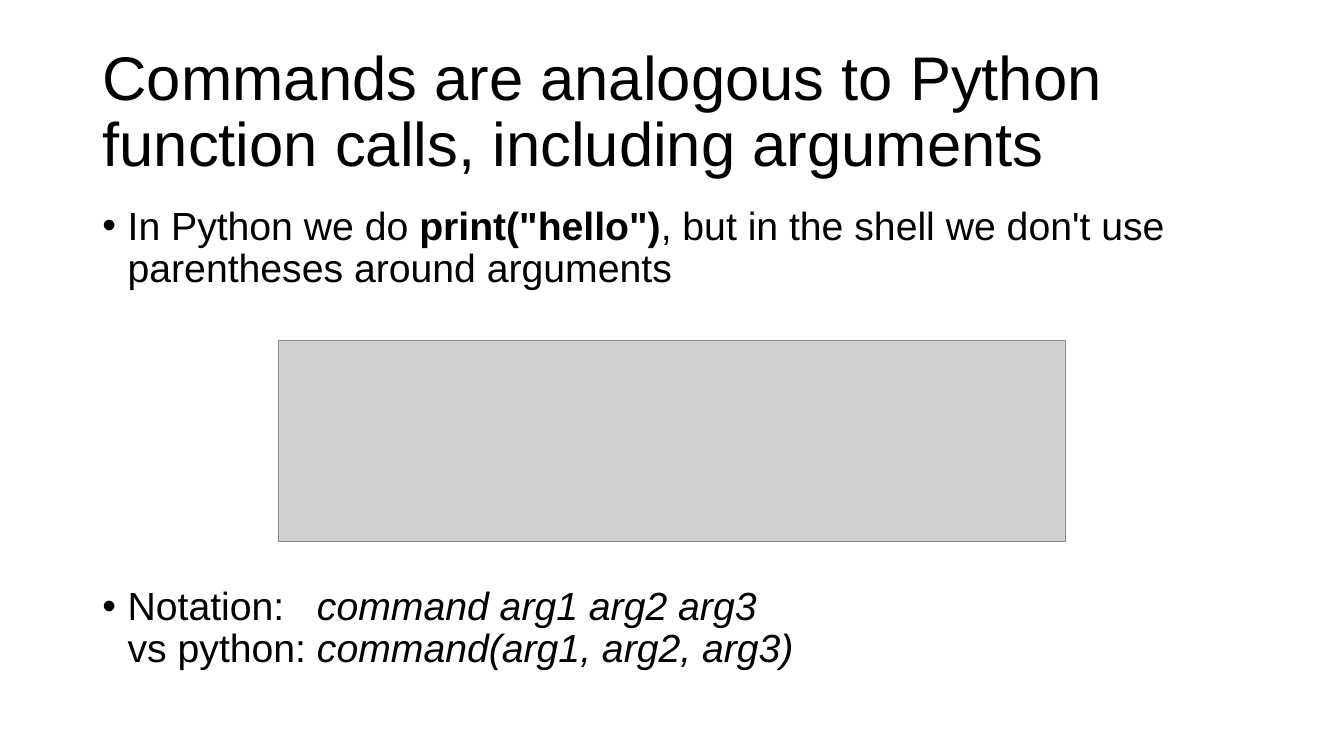
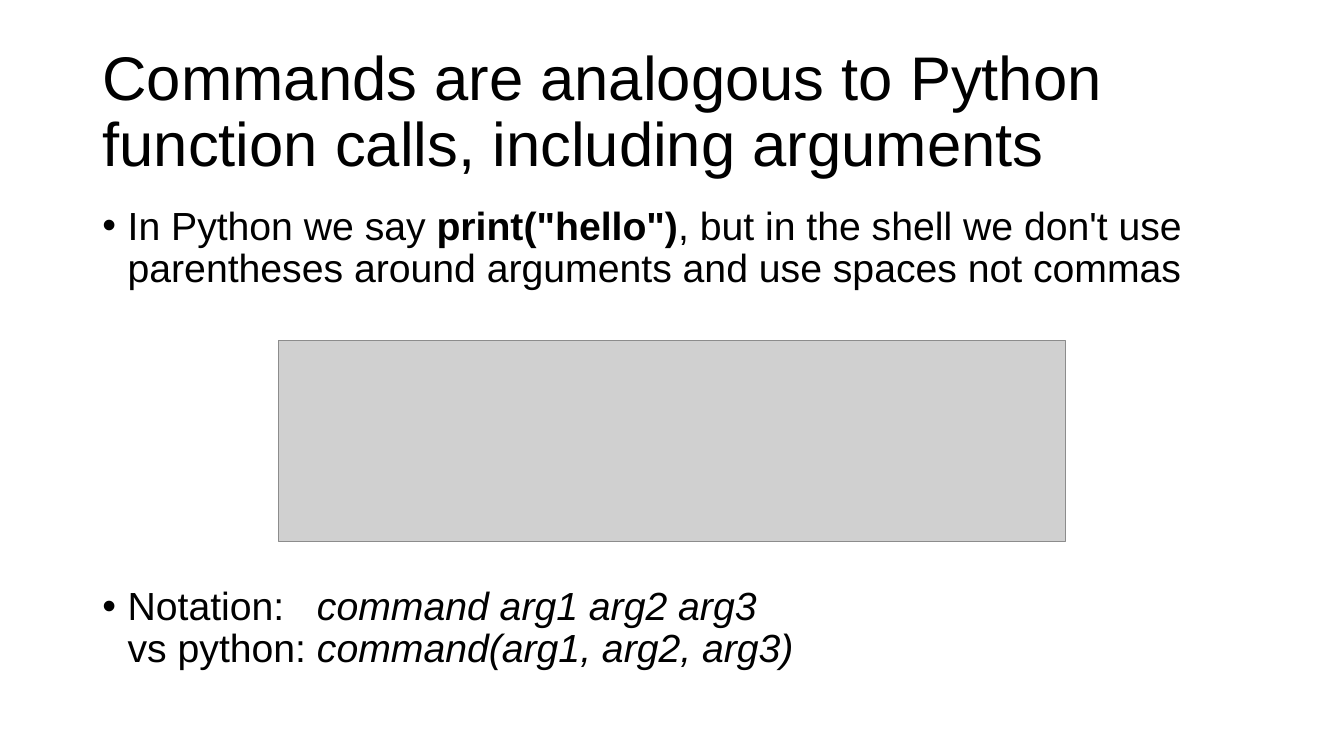
Before and after one commit to parrt/msds501, a slide deck: slide 4 of slides/terminal.pptx. Drawn at 1344x756 pixels with LibreOffice and Linux fonts; fonts in the diff are those of the drawing; grey boxes stand for pictures; background and template pictures are left out. Boxes give left, top, right and bottom in pixels: in the first picture for what was removed or moved away, otherwise in the second. Text is boxed around its words. In the diff, an @@ line names an element or a change of style, - is before the commit and + after.

```diff
--- a/slides/terminal.pptx
+++ b/slides/terminal.pptx
@@ text at (128, 211, 1182, 290): text changed @@
-• In Python we do print("hello"), but in the shell we don't use parentheses around arguments
+• In Python we say print("hello"), but in the shell we don't use parentheses around arguments and use spaces not commas
```
Also in this commit, not shown: 12 other slides changed, 2 slides added, 1 slide removed.
